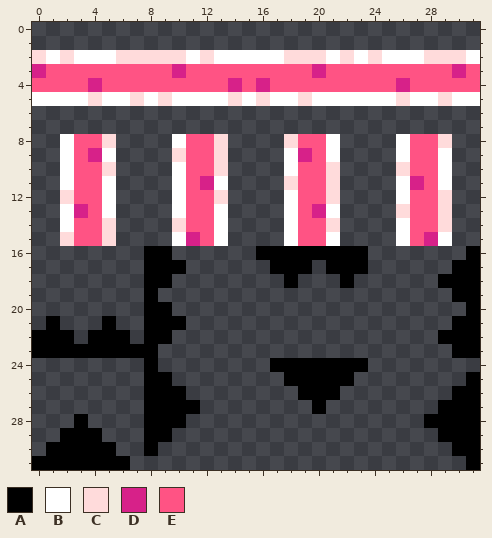
Two states of a pixel-art sprite, assets/textures/tilesets/hazards.png. The picture above is the old version.
The file is 32x32 pixels.
Palette (. is transparent): A #000000  B #ffffff  C #ffdbdb  D #d72189  E #ff5384
Pixels before, first column x 0:
 2 CBCBBBCCCCCBCBBBBBCCCBCBCBBBCCCB
 3 DEEEEEEEEEDEEEEEEEEEDEEEEEEEEEDE
 4 EEEEDEEEEEEEEEDEDEEEEEEEEEDEEEEE
 5 BBBBCBBCBCBBBBCBCBBCBBBBBBCBBCBB
 6 ................................
 7 ................................
 8 ..BEEC....BEEC....CEEB....BEEC..
 9 ..BEDB....CEEC....BDEB....BEEB..
10 ..BEEC....BEEC....BEEC....CEEB..
11 ..BEEB....BEDB....CEEC....BDEB..
12 ..CEEB....BEEC....BEEC....BEEC..
13 ..BDEB....BEEB....BEDB....CEEC..
14 ..BEEC....CEEB....BEEC....BEEC..
15 ..CEEC....BDEB....BEEB....BEDB..
16 ........AA......AAAAAAAA.......A
17 ........AAA......AAA.AAA......AA
18 ........AA........A...A......AAA
19 ........A.....................AA
20 ........AA.....................A
21 .A...A..AAA...................AA
22 AAA.AAA.AA...................AAA
23 AAAAAAAAA.....................AA
24 ........A........AAAAAAA........
25 ........AA........AAAAA........A
26 ........AAA........AAA........AA
27 ........AAAA........A........AAA
28 ...A....AAA.................AAAA
29 ..AAA...AA...................AAA
30 .AAAAA..A.....................AA
31 AAAAAAA........................A
Now the later version:
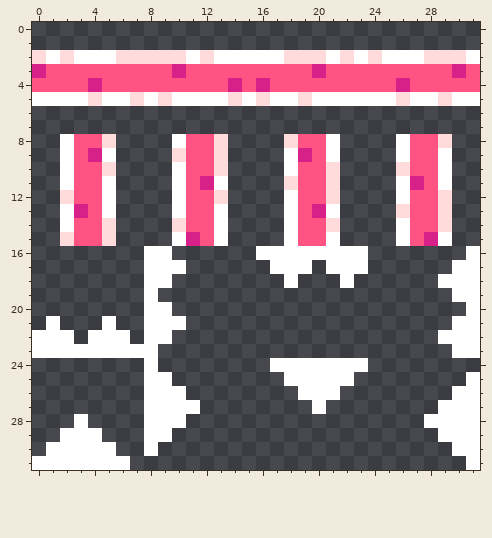
What changed:
y 16: x 8..9 AA -> BB; x 16..23 AAAAAAAA -> BBBBBBBB; x 31 A -> B
y 17: x 8..10 AAA -> BBB; x 17..19 AAA -> BBB; x 21..23 AAA -> BBB; x 30..31 AA -> BB
y 18: x 8..9 AA -> BB; x 18 A -> B; x 22 A -> B; x 29..31 AAA -> BBB
y 19: x 8 A -> B; x 30..31 AA -> BB
y 20: x 8..9 AA -> BB; x 31 A -> B
y 21: x 1 A -> B; x 5 A -> B; x 8..10 AAA -> BBB; x 30..31 AA -> BB
y 22: x 0..2 AAA -> BBB; x 4..6 AAA -> BBB; x 8..9 AA -> BB; x 29..31 AAA -> BBB
y 23: x 0..8 AAAAAAAAA -> BBBBBBBBB; x 30..31 AA -> BB
y 24: x 8 A -> B; x 17..23 AAAAAAA -> BBBBBBB
y 25: x 8..9 AA -> BB; x 18..22 AAAAA -> BBBBB; x 31 A -> B
y 26: x 8..10 AAA -> BBB; x 19..21 AAA -> BBB; x 30..31 AA -> BB
y 27: x 8..11 AAAA -> BBBB; x 20 A -> B; x 29..31 AAA -> BBB
y 28: x 3 A -> B; x 8..10 AAA -> BBB; x 28..31 AAAA -> BBBB
y 29: x 2..4 AAA -> BBB; x 8..9 AA -> BB; x 29..31 AAA -> BBB
y 30: x 1..5 AAAAA -> BBBBB; x 8 A -> B; x 30..31 AA -> BB
y 31: x 0..6 AAAAAAA -> BBBBBBB; x 31 A -> B
Where, in picture pixels (left, top, right, bottom), the same in both pictures:
changed: (32, 246, 200, 470)
changed: (256, 246, 368, 288)
changed: (424, 246, 480, 470)
changed: (270, 358, 368, 414)
